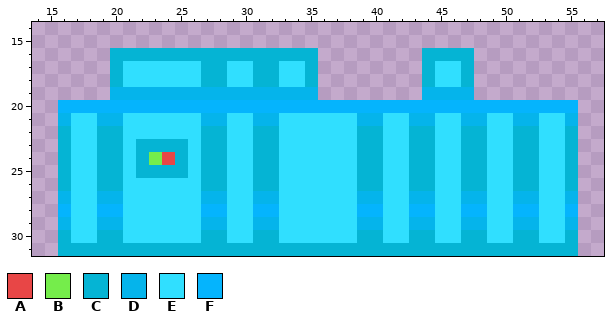
Two versions of one pixel-art sprite, ctg_spacesuits/textures/ctg_spacesuit_chestplate_titanium.png. The picture above was drawn from the file before the commit.
The file is 64x32 pixels. Colours within 5 levels of each other are drawn and written as one. Shown: x 14..57, y 14..31.
Palette (. is transparent): A #e84646  B #75ed4b  C #05b4d4  D #05b4eb  E #30dfff  F #05b4fd
Pixels before, first column x 16:
16 ....CCCCCCCCCCCCCCCC........CCCC........
17 ....CEEEEEECCEECCEEC........CEEC........
18 ....CEEEEEECCEECCEEC........CEEC........
19 ....DDDDDDDDDDDDDDDD........DDDD........
20 FFFFFFFFFFFFFFFFFFFFFFFFFFFFFFFFFFFFFFFF
21 DEEDDEEEEEEDDEEDDEEEEEEDDEEDDEEDDEEDDEED
22 CEECCEEEEEECCEECCEEEEEECCEECCEECCEECCEEC
23 CEECCECCCCECCEECCEEEEEECCEECCEECCEECCEEC
24 CEECCECBACECCEECCEEEEEECCEECCEECCEECCEEC
25 CEECCECCCCECCEECCEEEEEECCEECCEECCEECCEEC
26 CEECCEEEEEECCEECCEEEEEECCEECCEECCEECCEEC
27 DEEDDEEEEEEDDEEDDEEEEEEDDEEDDEEDDEEDDEED
28 FEEFFEEEEEEFFEEFFEEEEEEFFEEFFEEFFEEFFEEF
29 DEEDDEEEEEEDDEEDDEEEEEEDDEEDDEEDDEEDDEED
30 CEECCEEEEEECCEECCEEEEEECCEECCEECCEECCEEC
31 CCCCCCCCCCCCCCCCCCCCCCCCCCCCCCCCCCCCCCCC
The result:
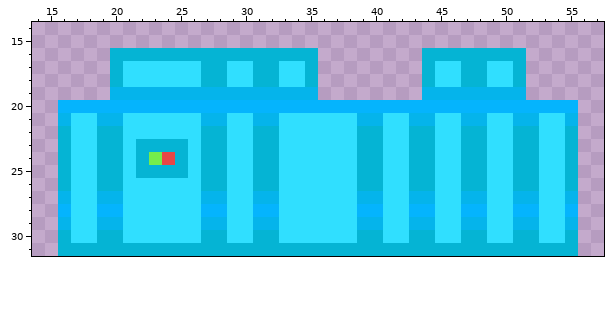
What changed:
Changed rows in their new state; - is an unchanged pixel.
first column x 48:
16 CCCC
17 CEEC
18 CEEC
19 DDDD
Where, in picture pixels (left, top, right, bottom), the same in both pictures:
added: (474, 48, 526, 100)
